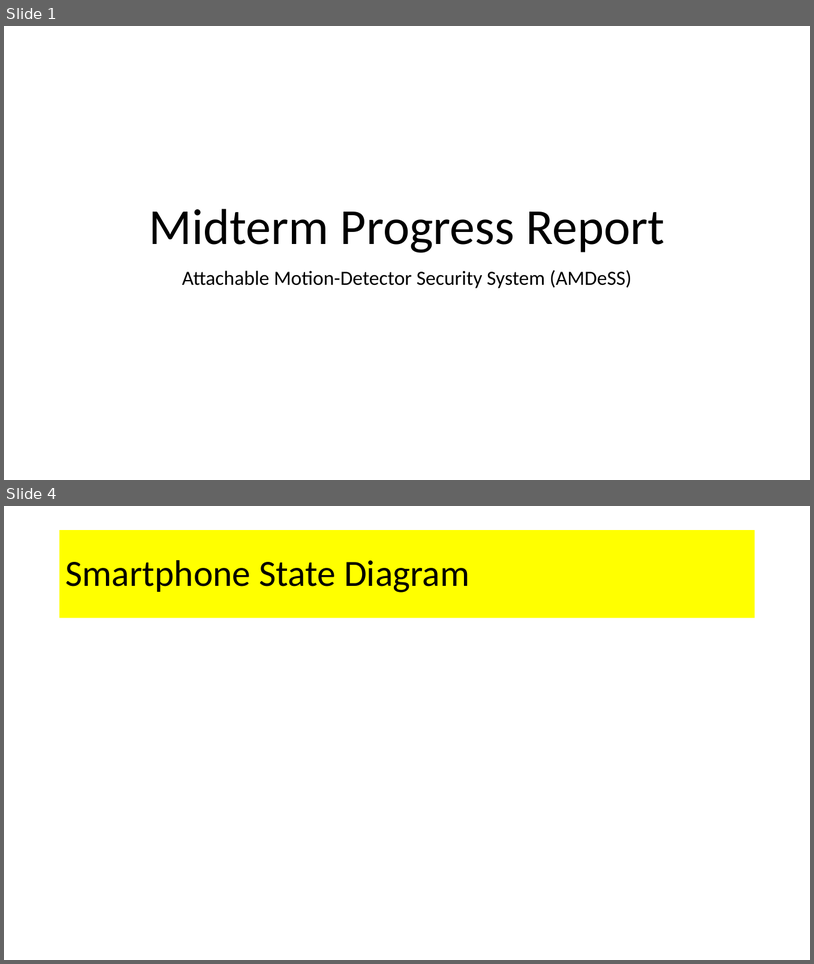
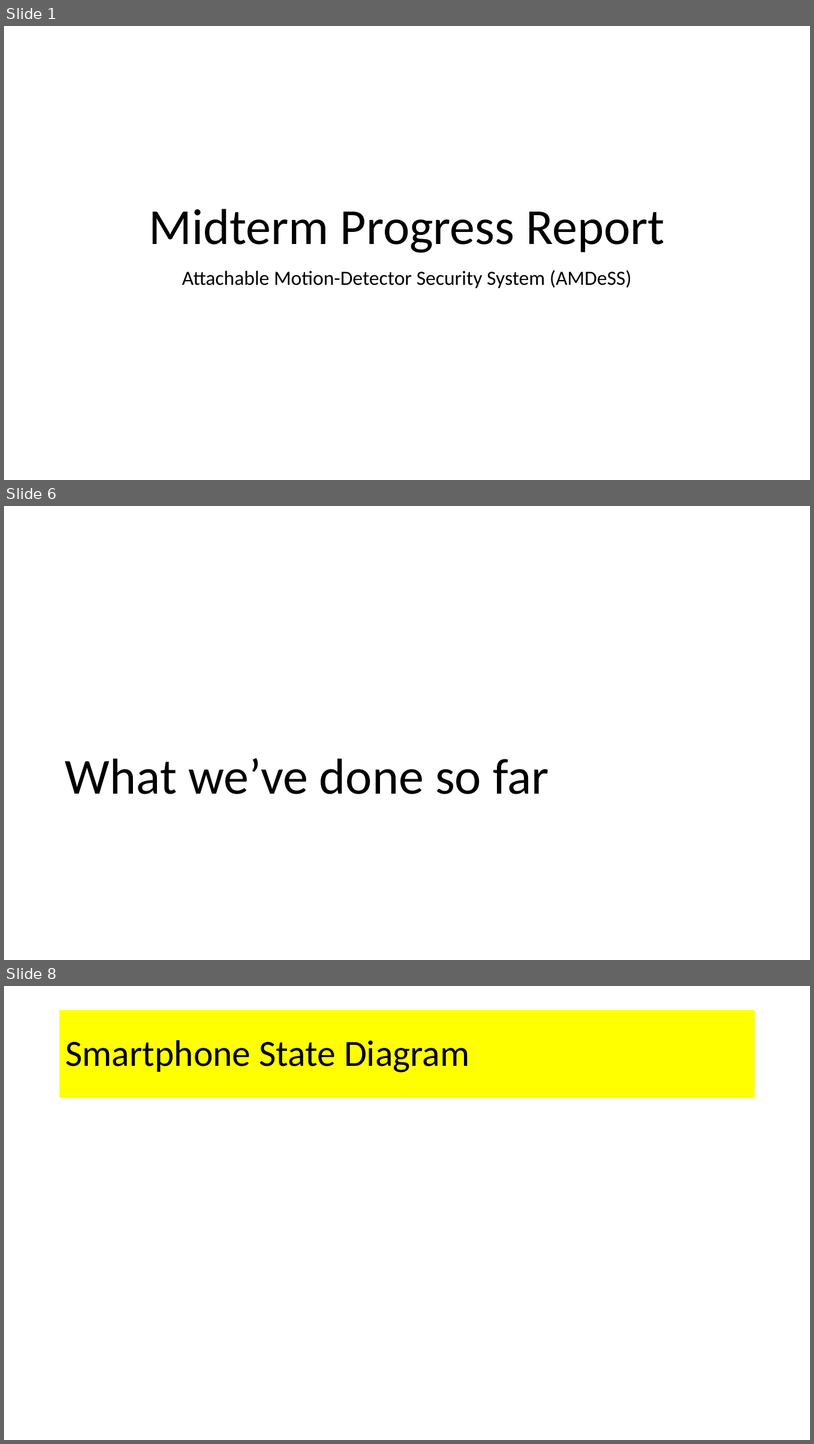
Before and after one commit to jbw3/CPE621Project, a slide deck: docs/AMDeSS_MidtermProgressReport.pptx. Shown one above the other, each under a label of ours: slides 1 and 4 before the commit, slides 1, 6 and 8 after it; the slides between them are not shown. The pictures are 814x964 and 814x1444 pixels, drawn with LibreOffice and Linux fonts; fonts in the diff are those of the drawing. Boxes give left, top, right and bottom in pixels: in the first picture for what was removed or moved away, otherwise in the second. Text is boxed around its words. In the diff, an @@ line names an element or a change of style, - is before the commit and + after.

```diff
--- a/docs/AMDeSS_MidtermProgressReport.pptx
+++ b/docs/AMDeSS_MidtermProgressReport.pptx
@@ slide 6 added at (x1=4, y1=506, x2=810, y2=960), background #FFFFFF @@
@@ title added at (x1=65, y1=758, x2=549, y2=794), 60 pt, text #000000 @@
+What we’ve done so far
@@ what was slide 4 is now slide 8 @@
```
Also in this commit, not shown: 2 slides changed, 7 other slides added, 1 other file.
